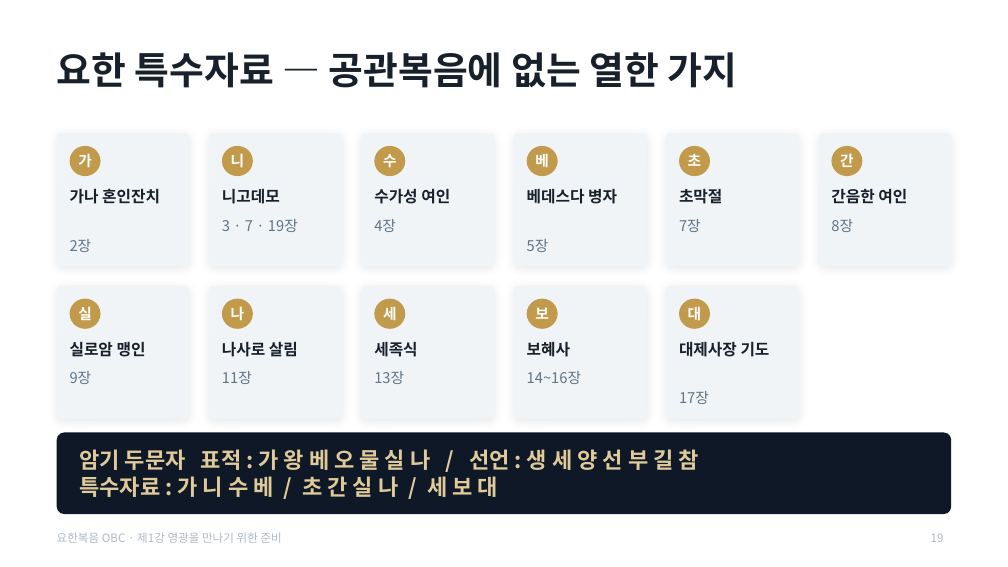
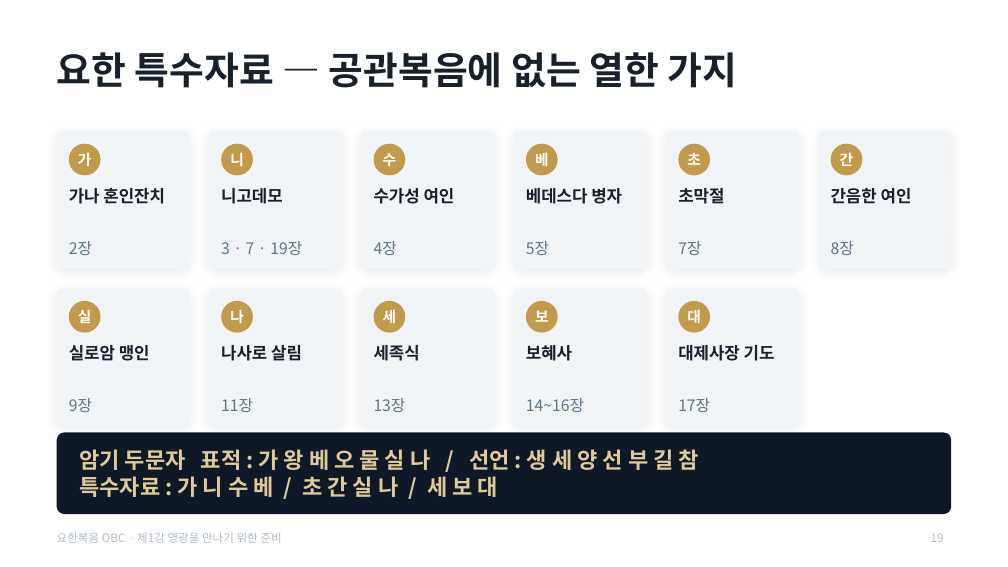
Before and after one commit to mio-modu/bible_GospelofJohn, a slide deck: slide 19 of dist/요한복음_1강_영광을_만나기_위한_준비.pptx. Drawn at 1008x567 pixels with LibreOffice and Linux fonts; fonts in the diff are those of the drawing. Boxes give left, top, right and bottom in pixels: in the first picture for what was removed or moved away, otherwise in the second. Text is boxed around its words. In the diff, an @@ line names an element or a change of style, - is before the commit and + after.

```diff
--- a/dist/요한복음_1강_영광을_만나기_위한_준비.pptx
+++ b/dist/요한복음_1강_영광을_만나기_위한_준비.pptx
@@ text "3 · 7 · 19장": place and size @@
-text "3 · 7 · 19장" at (222, 219, 298, 232)
+text "3 · 7 · 19장" at (221, 241, 302, 255)
@@ text "4장": place and size @@
-text "4장" at (374, 219, 396, 232)
+text "4장" at (374, 241, 397, 255)
@@ text "7장": place and size @@
-text "7장" at (679, 219, 701, 232)
+text "7장" at (678, 241, 701, 255)
@@ text "8장": place and size @@
-text "8장" at (831, 219, 853, 232)
+text "8장" at (831, 241, 854, 255)
@@ rounded rectangle: place and size @@
-rounded rectangle at (57, 286, 190, 419)
+rounded rectangle at (57, 289, 190, 426)
@@ rounded rectangle: place and size @@
-rounded rectangle at (209, 286, 343, 419)
+rounded rectangle at (209, 289, 343, 426)
@@ rounded rectangle: place and size @@
-rounded rectangle at (361, 286, 495, 419)
+rounded rectangle at (361, 289, 495, 426)
@@ rounded rectangle: place and size @@
-rounded rectangle at (514, 286, 647, 419)
+rounded rectangle at (514, 289, 647, 426)
@@ rounded rectangle: place and size @@
-rounded rectangle at (666, 286, 799, 419)
+rounded rectangle at (666, 289, 799, 426)
@@ 5 ellipses: place and size @@
-5 ellipses at (70, 299, 710, 329)
+5 ellipses at (69, 301, 710, 333)
@@ size 15 to 16 pt in 11 elements at (69, 188, 165, 204), (526, 188, 622, 204), (678, 345, 775, 361), (374, 188, 455, 204), (678, 188, 724, 204), (831, 188, 912, 204), (221, 188, 283, 204), (69, 345, 150, 361), (374, 345, 420, 361), (526, 345, 572, 361), (221, 345, 302, 361) @@
@@ text "9장": place and size @@
-text "9장" at (70, 371, 92, 384)
+text "9장" at (69, 398, 92, 412)
@@ text "11장": place and size @@
-text "11장" at (222, 371, 252, 384)
+text "11장" at (221, 398, 253, 412)
@@ text "13장": place and size @@
-text "13장" at (374, 371, 404, 384)
+text "13장" at (374, 398, 406, 412)
@@ size 14 to 15 pt in 11 elements at (526, 241, 549, 255), (69, 241, 92, 255), (678, 398, 710, 412), (678, 241, 701, 255), (831, 241, 854, 255), (221, 241, 302, 255), (374, 241, 397, 255), (69, 398, 92, 412), (221, 398, 253, 412), (374, 398, 406, 412), (526, 398, 584, 412) @@
@@ text "14~16장": place and size @@
-text "14~16장" at (527, 371, 581, 384)
+text "14~16장" at (526, 398, 584, 412)
@@ text "17장": place and size @@
-text "17장" at (679, 391, 709, 404)
+text "17장" at (678, 398, 710, 412)
```
Also in this commit, not shown: 12 other slides changed, 5 other files.
